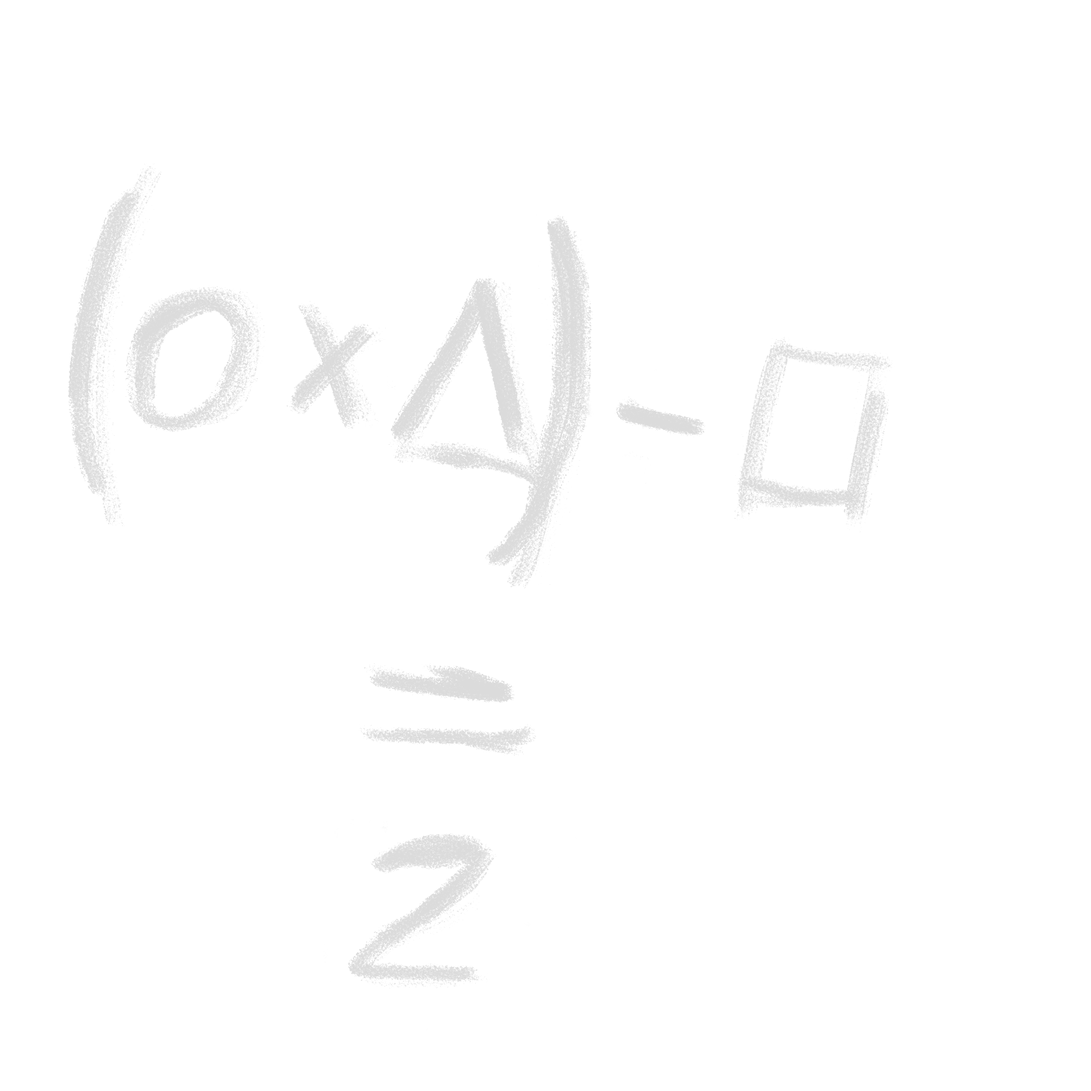
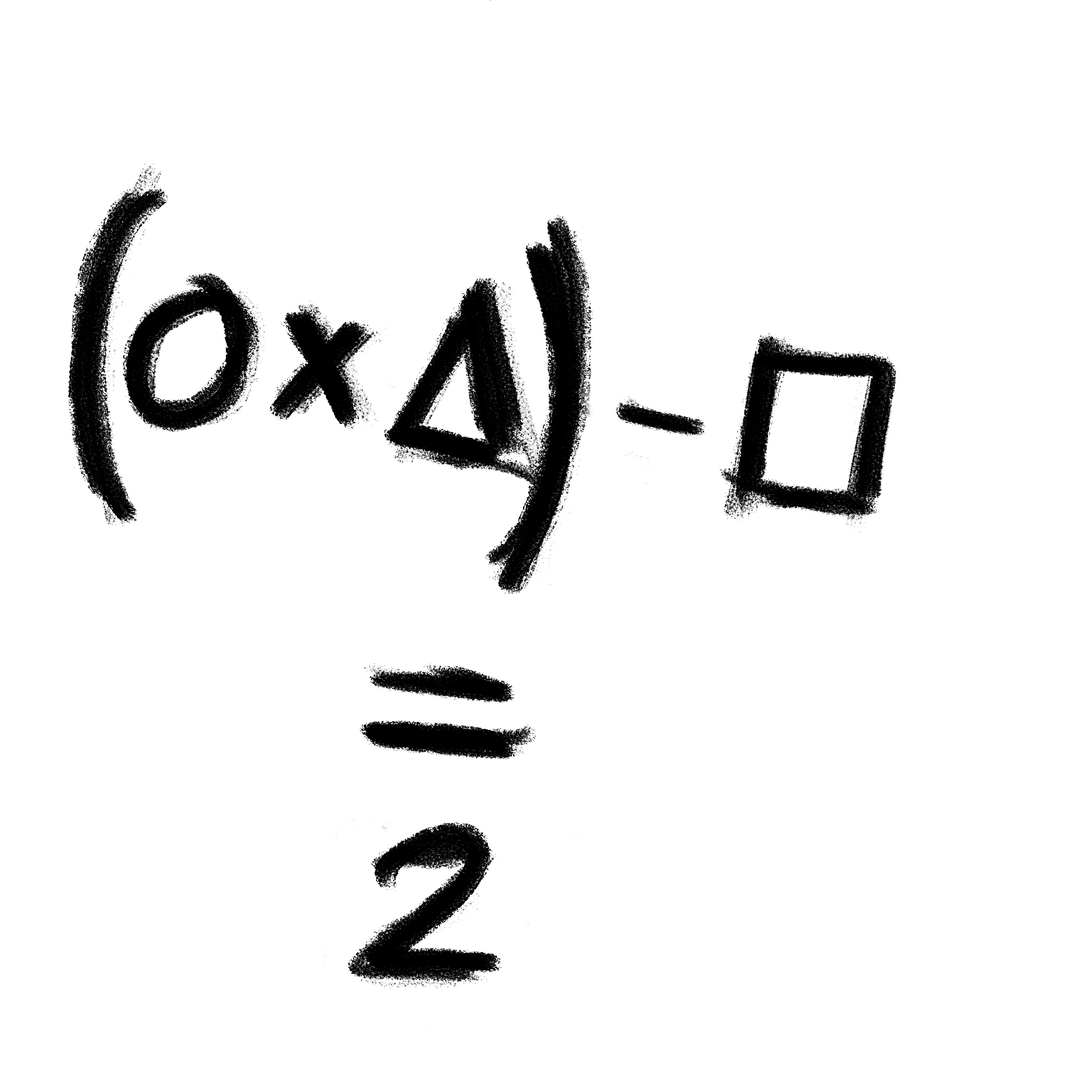
Layered file, before and after one edit (1091x1091). Changes by layer:
painted on "Layer 2" over box(68, 0, 898, 1032)
